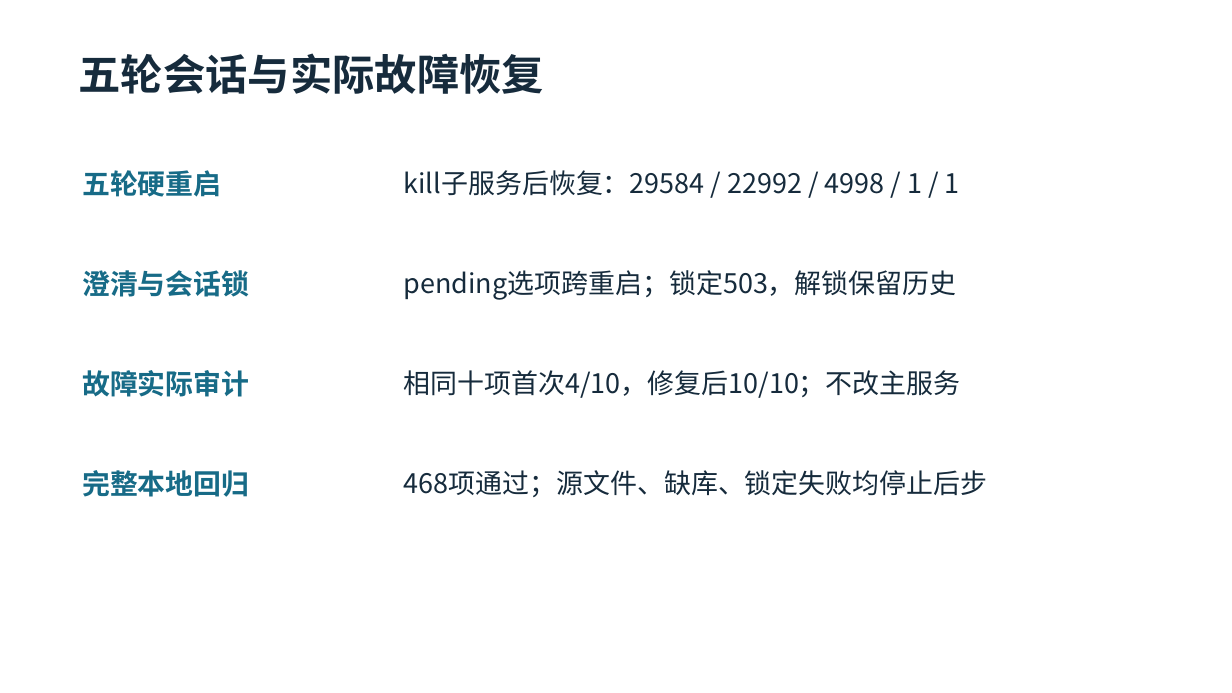
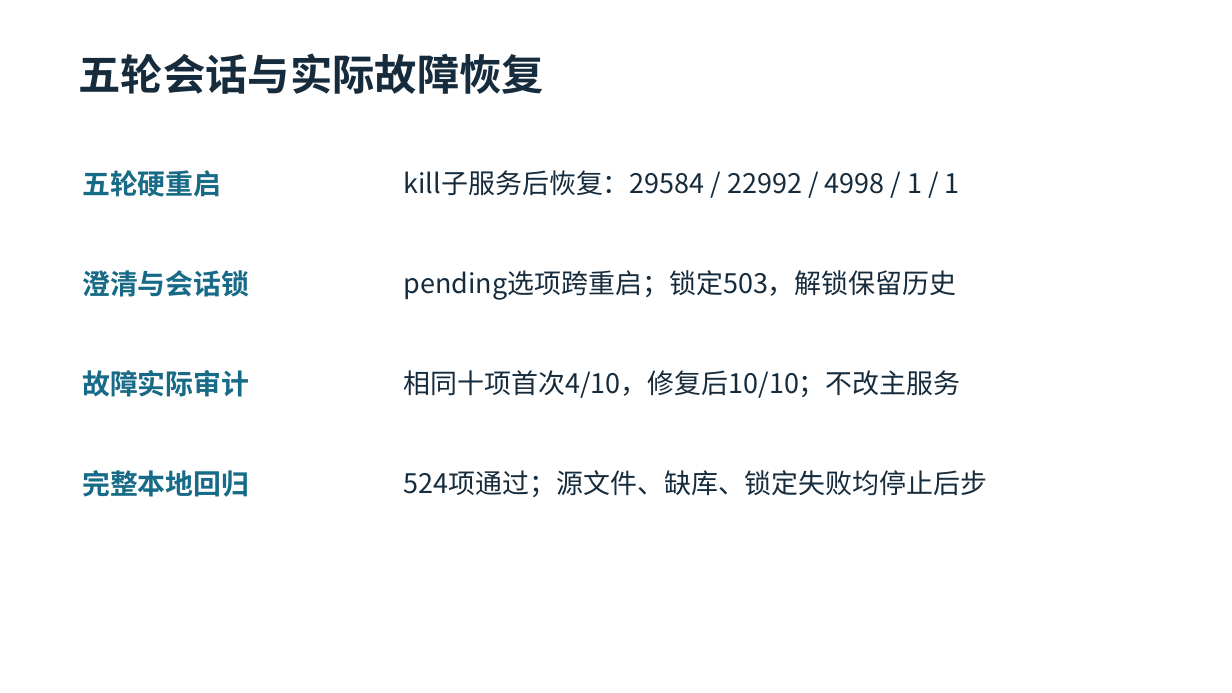
Before and after one commit to xk-uestc/omni-agent, a slide deck: slide 14 of delivery/05-anonymous-defense.pptx. Drawn at 1232x693 pixels with LibreOffice and Linux fonts; fonts in the diff are those of the drawing. Boxes give left, top, right and bottom in pixels: in the first picture for what was removed or moved away, otherwise in the second. Text is boxed around its words. In the diff, an @@ line names an element or a change of style, - is before the commit and + after.

```diff
--- a/delivery/05-anonymous-defense.pptx
+++ b/delivery/05-anonymous-defense.pptx
@@ text at (404,470,988,497): text changed @@
-468项通过；源文件、缺库、锁定失败均停止后步
+524项通过；源文件、缺库、锁定失败均停止后步
```
Also in this commit, not shown: 1 other slide changed, 39 other files.
